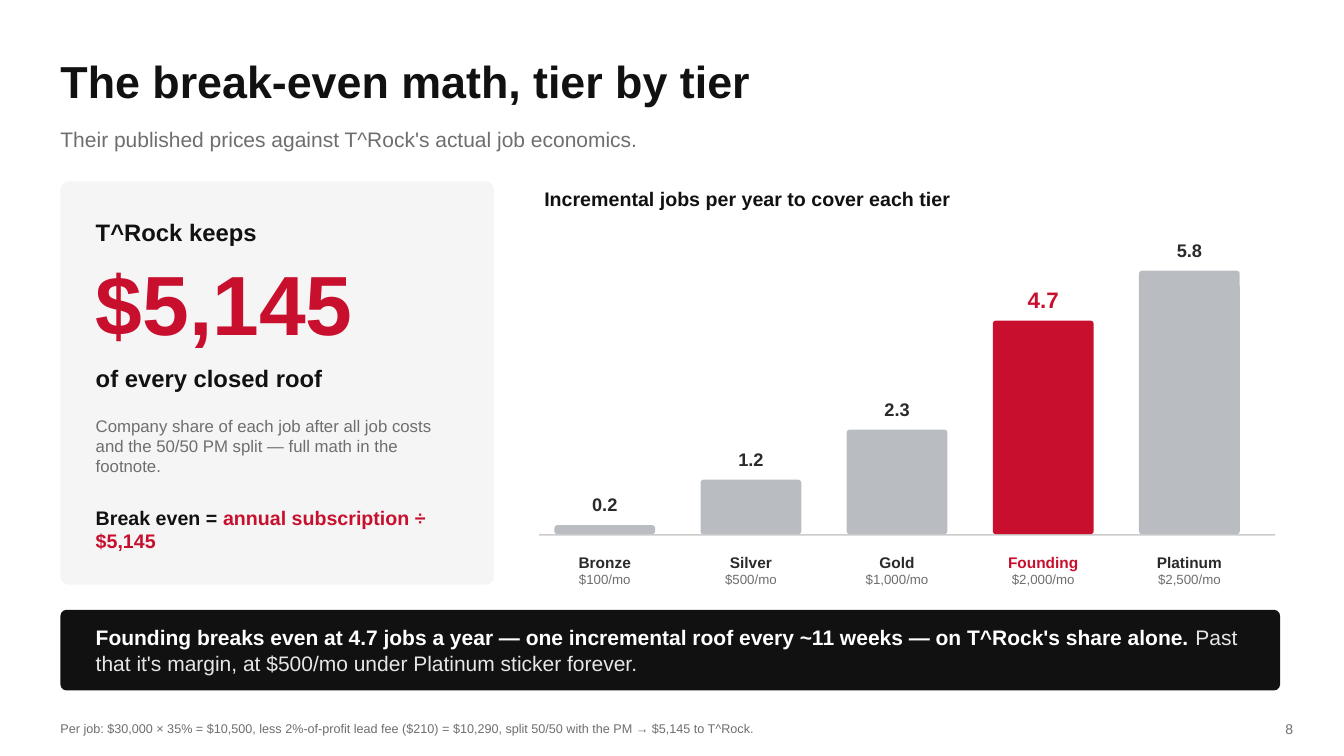
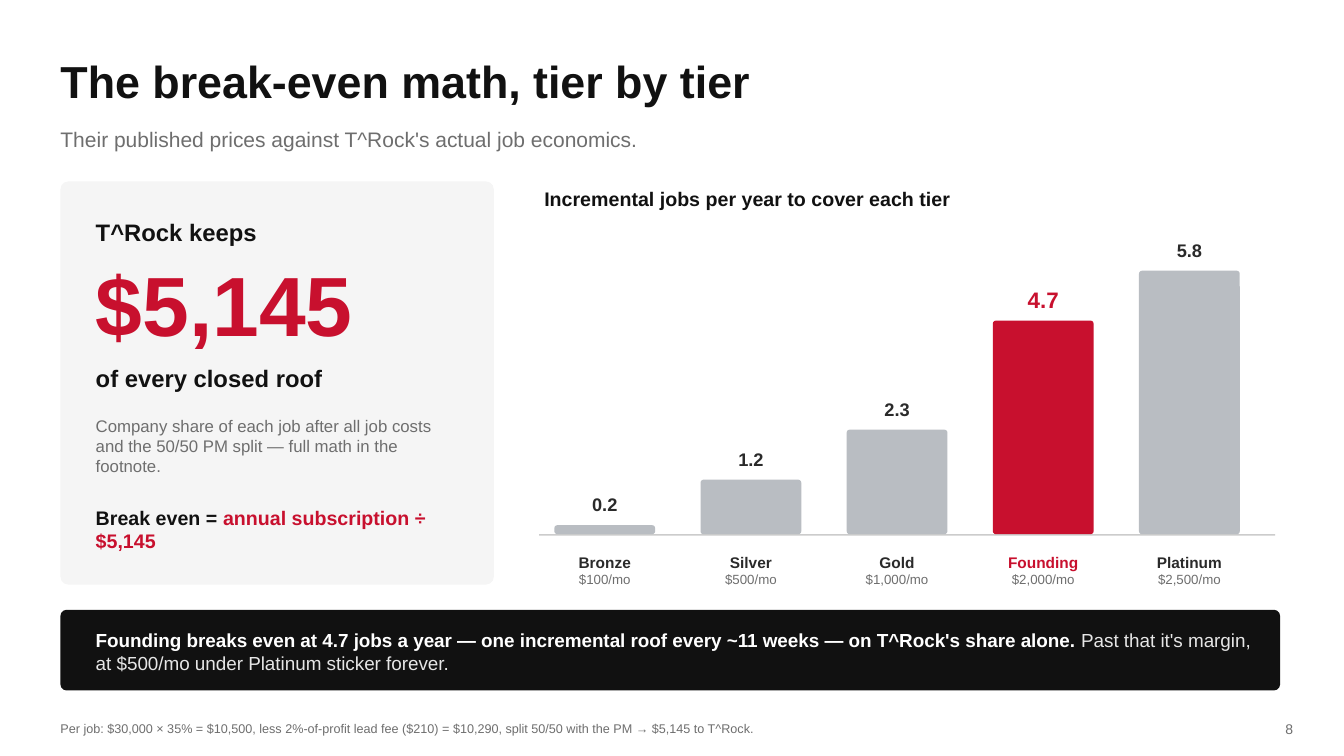
Before and after one commit to DommyD26/roofing-site-template, a slide deck: slide 8 of pitch/Storm-Scout-Pitch.pptx. Drawn at 1344x756 pixels with LibreOffice and Linux fonts; fonts in the diff are those of the drawing. Boxes give left, top, right and bottom in pixels: in the first picture for what was removed or moved away, otherwise in the second. Text is boxed around its words. In the diff, an @@ line names an element or a change of style, - is before the commit and + after.

```diff
--- a/pitch/Storm-Scout-Pitch.pptx
+++ b/pitch/Storm-Scout-Pitch.pptx
@@ text "Founding breaks even at 4.7 ..." at [96,633,1251,672]: size 15 to 13.5 pt @@
```
Also in this commit, not shown: 10 other slides changed, 3 other files.
